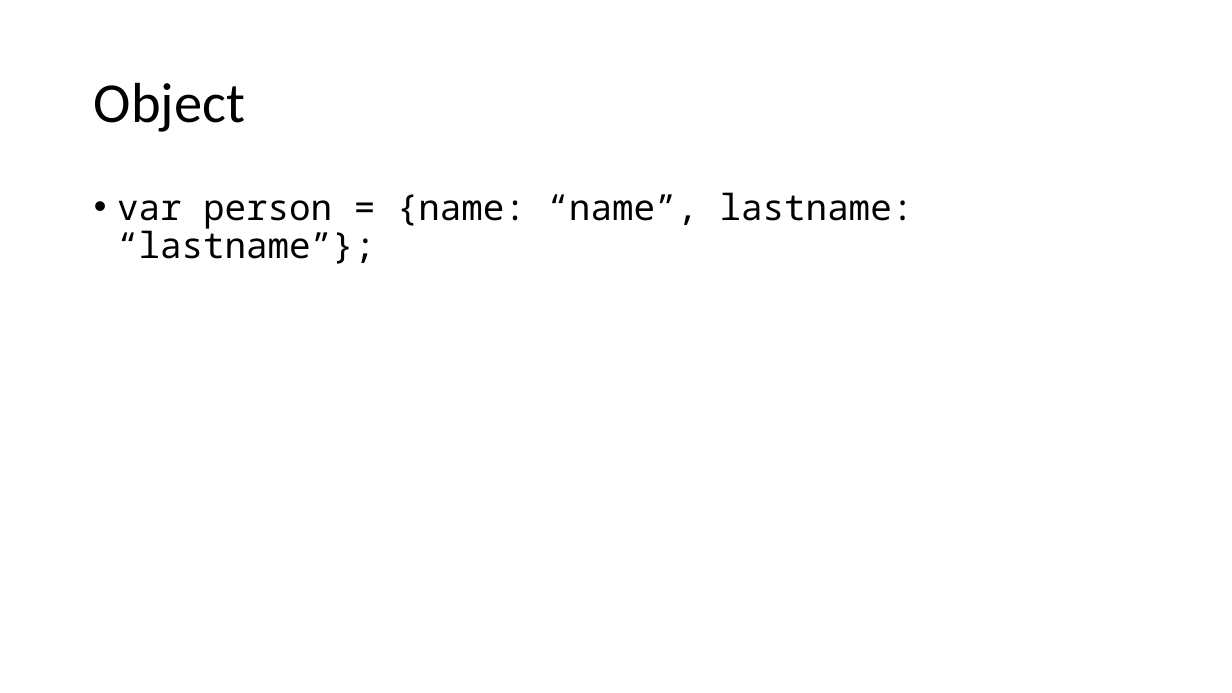
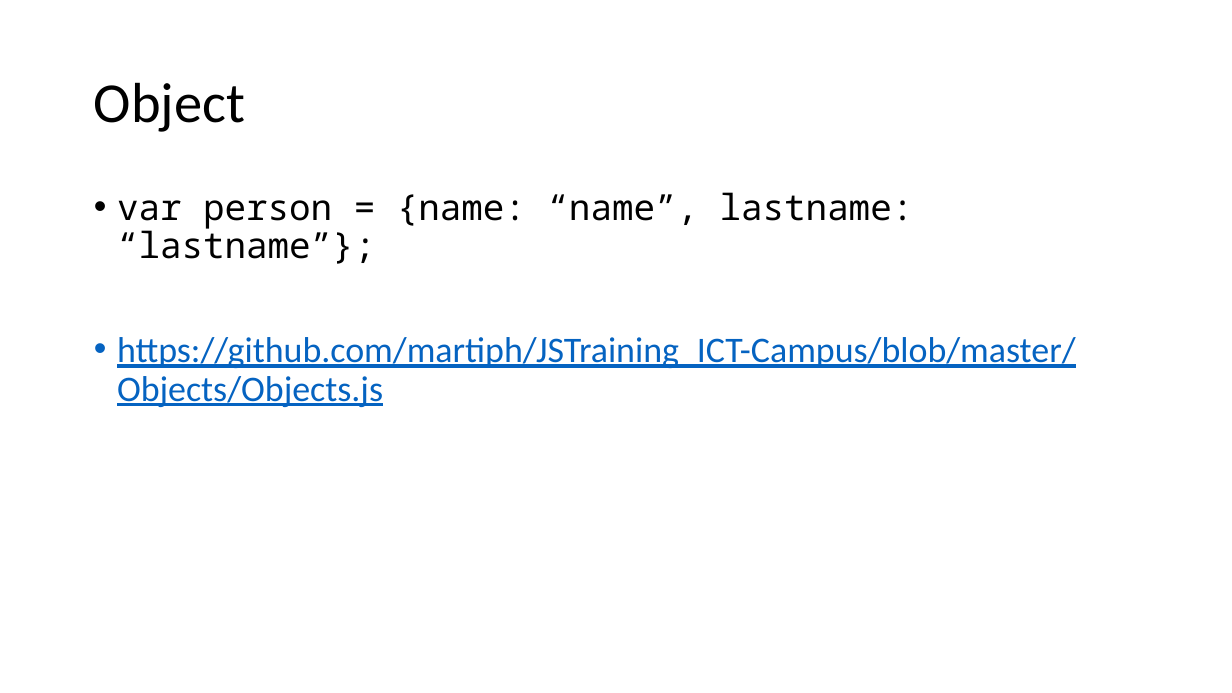
Before and after one commit to martiph/JSTraining_ICT-Campus, a slide deck: slide 15 of JSTraining.pptx. Drawn at 1232x693 pixels with LibreOffice and Linux fonts; fonts in the diff are those of the drawing. Boxes give left, top, right and bottom in pixels: in the first picture for what was removed or moved away, otherwise in the second. Text is boxed around its words. In the diff, an @@ line names an element or a change of style, - is before the commit and + after.

```diff
--- a/JSTraining.pptx
+++ b/JSTraining.pptx
@@ text at box(117, 337, 1076, 407): paragraph added @@
+• https://github.com/martiph/JSTraining_ICT-Campus/blob/master/Objects/Objects.js
```
Also in this commit, not shown: 1 other slide changed, 1 slide added, 2 slides removed, 2 other files.
